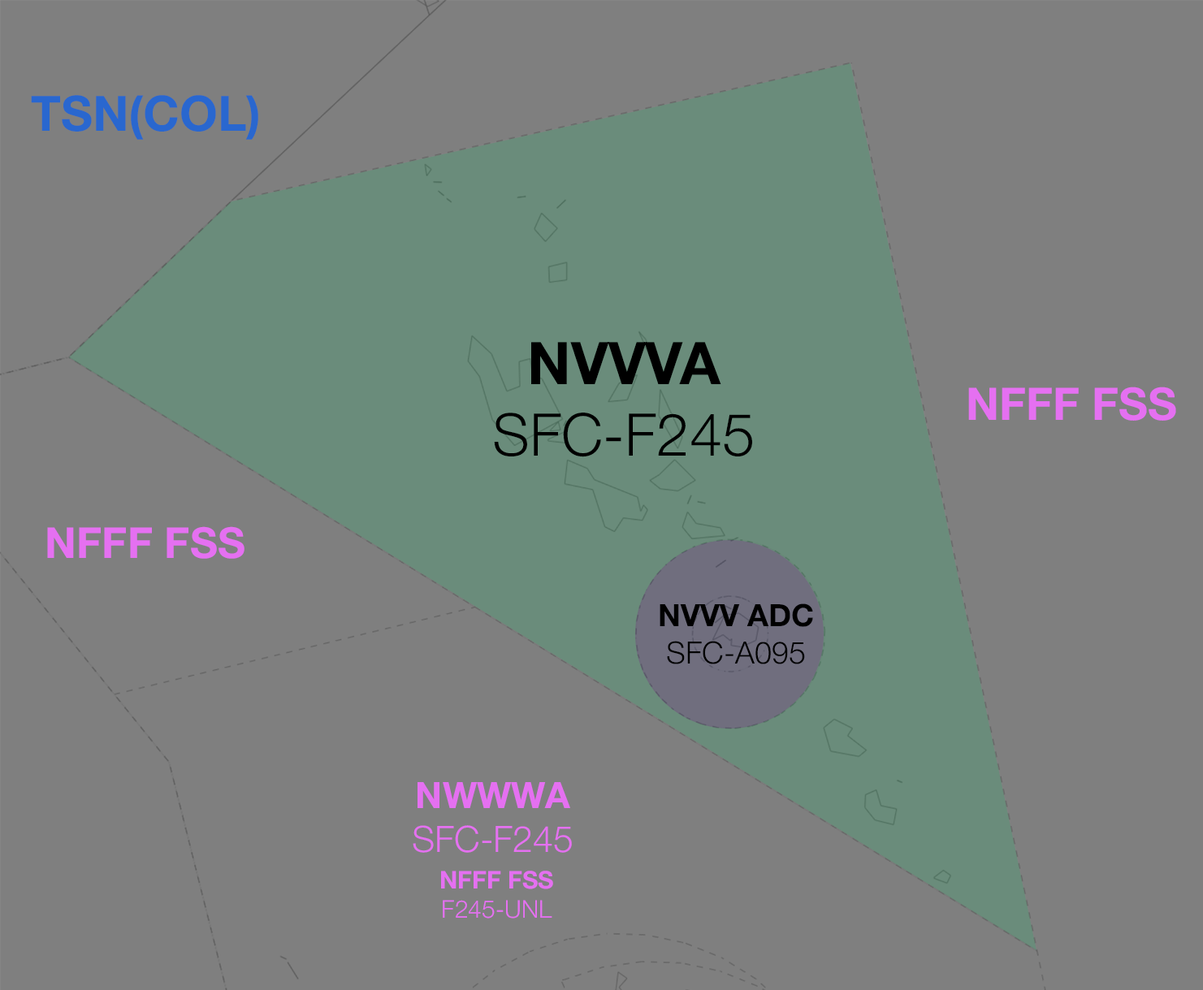
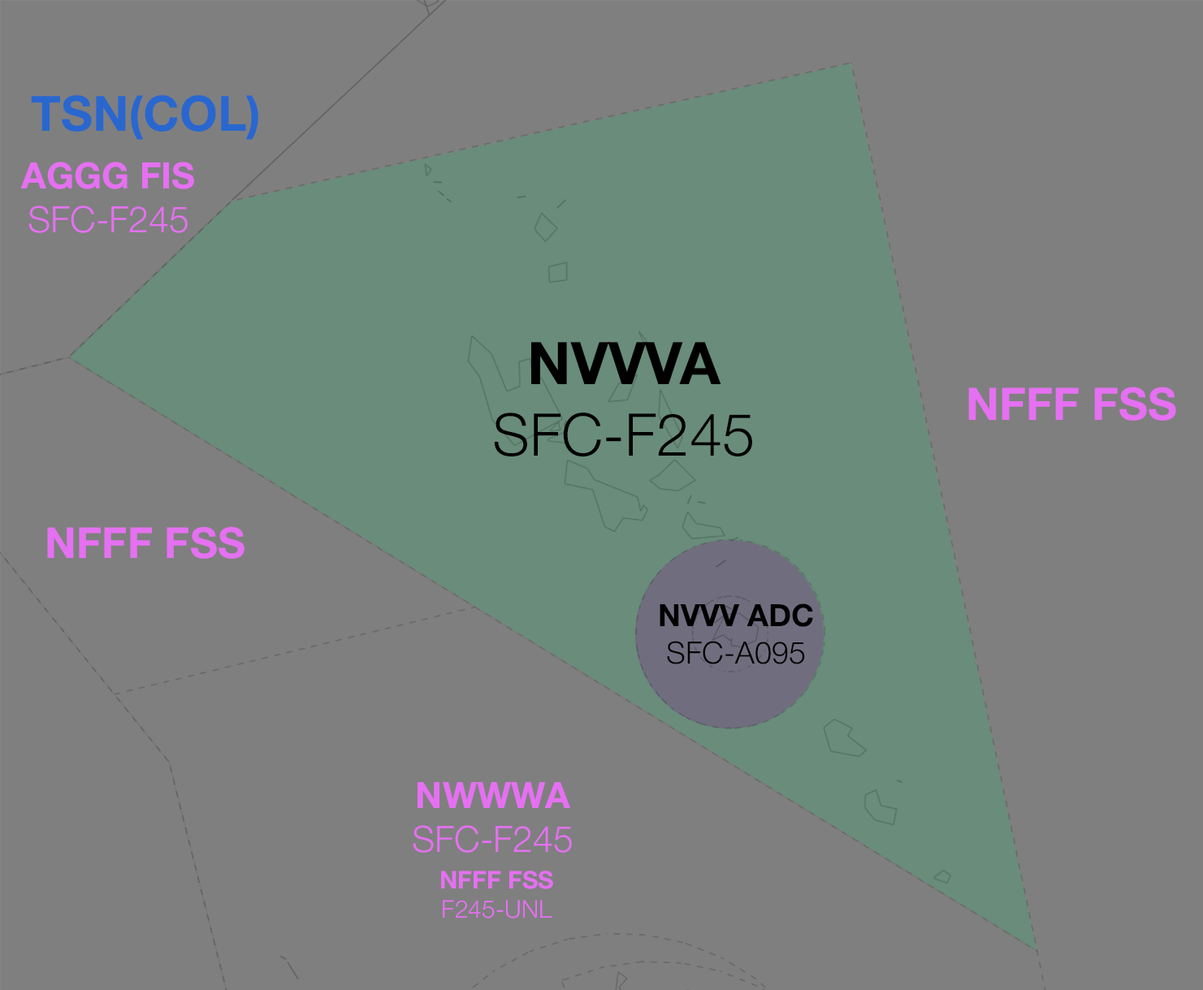
Layer changes from the first 1203×990 image to the second:
added layer "AGGG FIS SFC-F245" in group "Labels" over [20,161,195,234]
